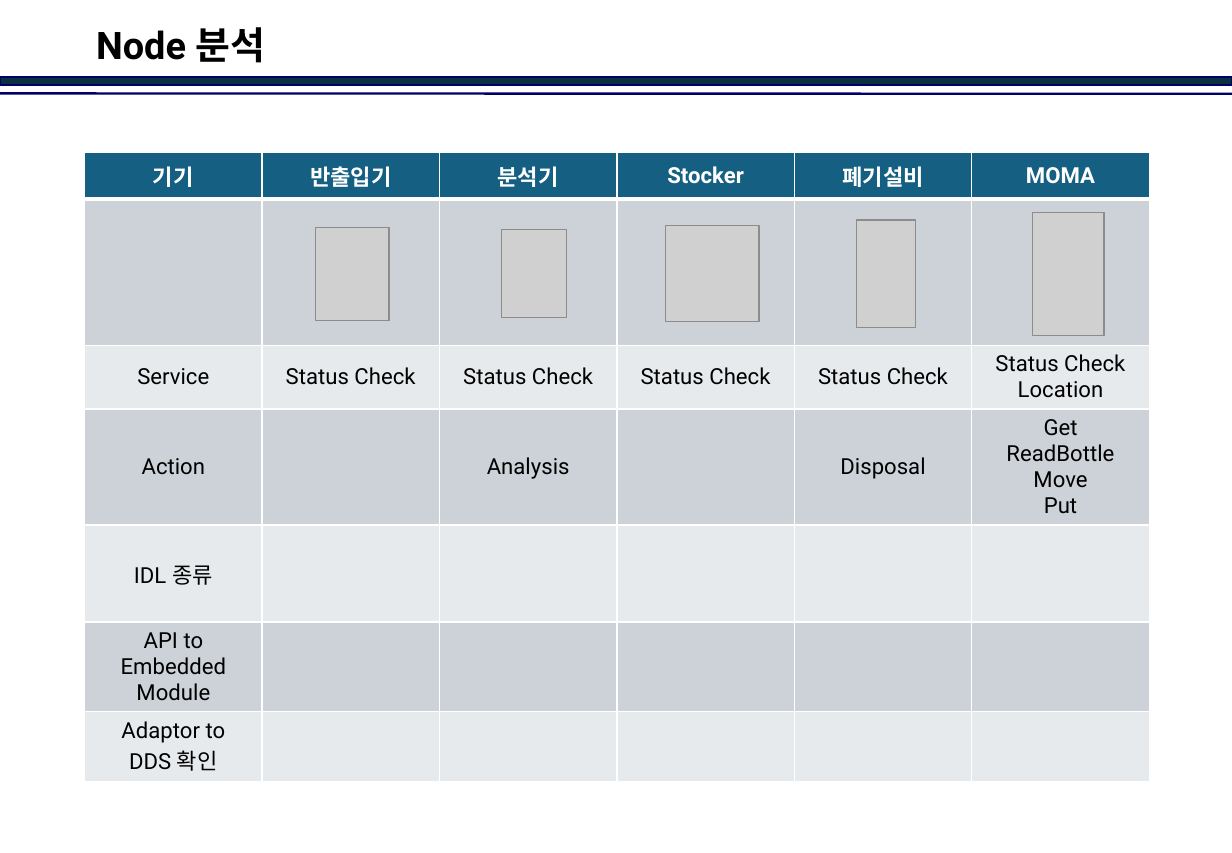
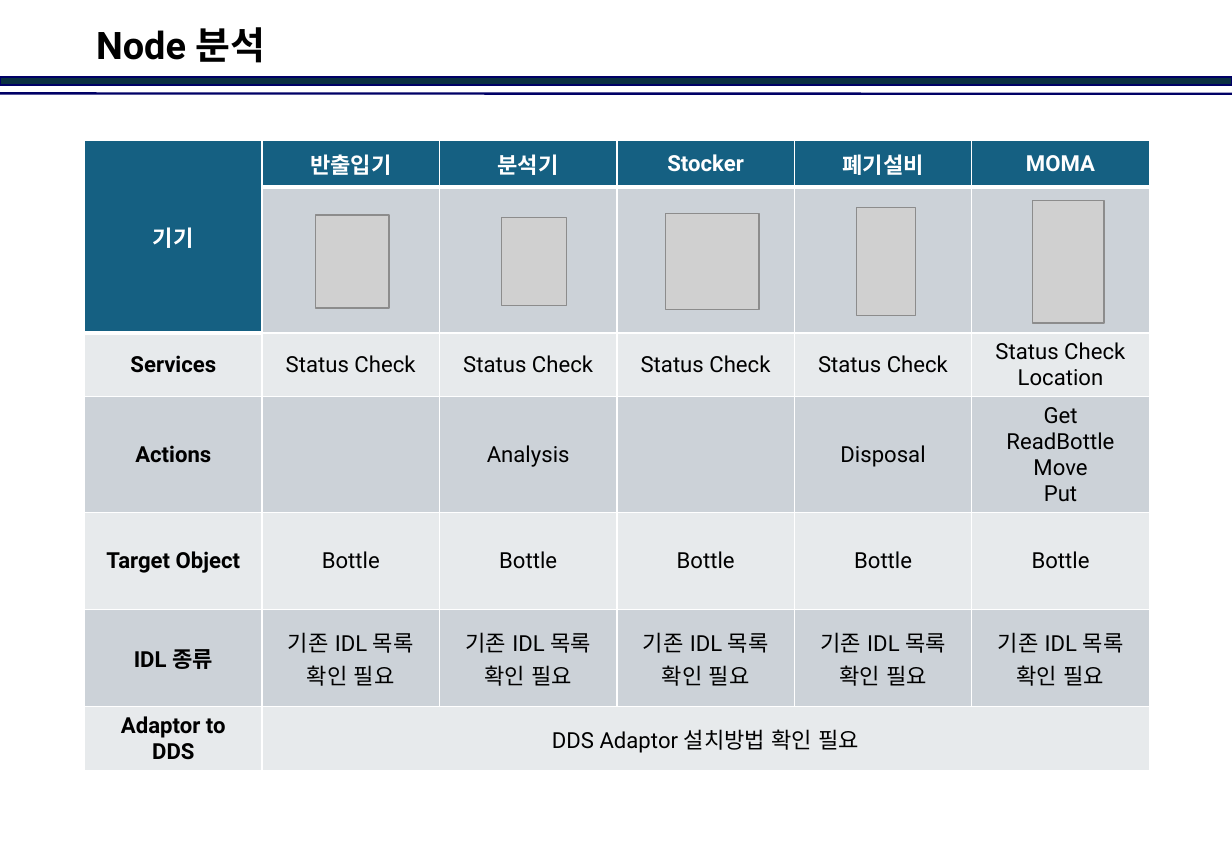
Before and after one commit to jinkabpark/SamickThk_Analysis, a slide deck: slide 2 of 허종원/DDS&Nodes.pptx. Drawn at 1232x853 pixels with LibreOffice and Linux fonts; fonts in the diff are those of the drawing; grey boxes stand for pictures; background and template pictures are left out. Boxes give left, top, right and bottom in pixels: in the first picture for what was removed or moved away, otherwise in the second. Text is boxed around its words. In the diff, an @@ line names an element or a change of style, - is before the commit and + after.

```diff
--- a/허종원/DDS&Nodes.pptx
+++ b/허종원/DDS&Nodes.pptx
@@ table at bbox=[84, 141, 1149, 774] @@
-row 3, column 1: Service
+row 3, column 1: Services
-row 4, column 1: Action
+row 4, column 1: Actions
-row 5: IDL 종류 |  |  |  |  | 
+row 5: Target Object | Bottle | Bottle | Bottle | Bottle | Bottle
-row 6: API to Embedded Module |  |  |  |  | 
+row 6: IDL 종류 | 기존 IDL 목록 확인 필요 | 기존 IDL 목록 확인 필요 | 기존 IDL 목록 확인 필요 | 기존 IDL 목록 확인 필요 | 기존 IDL 목록 확인 필요
-row 7, column 1: Adaptor to DDS 확인
+row 7, column 1: Adaptor to DDS
-row 7, column 2: 
+row 7, column 2: DDS Adaptor 설치방법 확인 필요
@@ table: place and size @@
-table at bbox=[84, 152, 1149, 779]
+table at bbox=[84, 141, 1149, 774]
@@ picture: place and size @@
-picture at bbox=[857, 220, 916, 326]
+picture at bbox=[857, 208, 916, 315]
@@ 3 pictures: place and size @@
-3 pictures at bbox=[316, 213, 1105, 336]
+3 pictures at bbox=[316, 200, 1105, 323]
@@ picture: place and size @@
-picture at bbox=[665, 225, 759, 322]
+picture at bbox=[665, 214, 759, 311]
```
Also in this commit, not shown: 1 other slide changed, 4 slides added.
